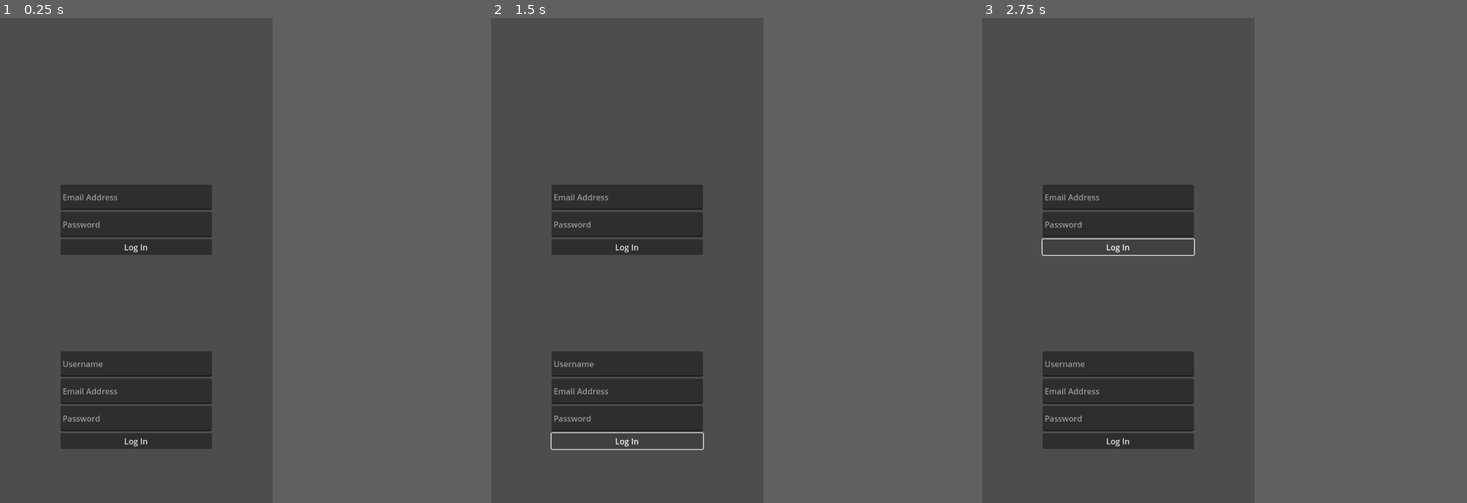
Above: before the commit, frames 1-3 (left to right).
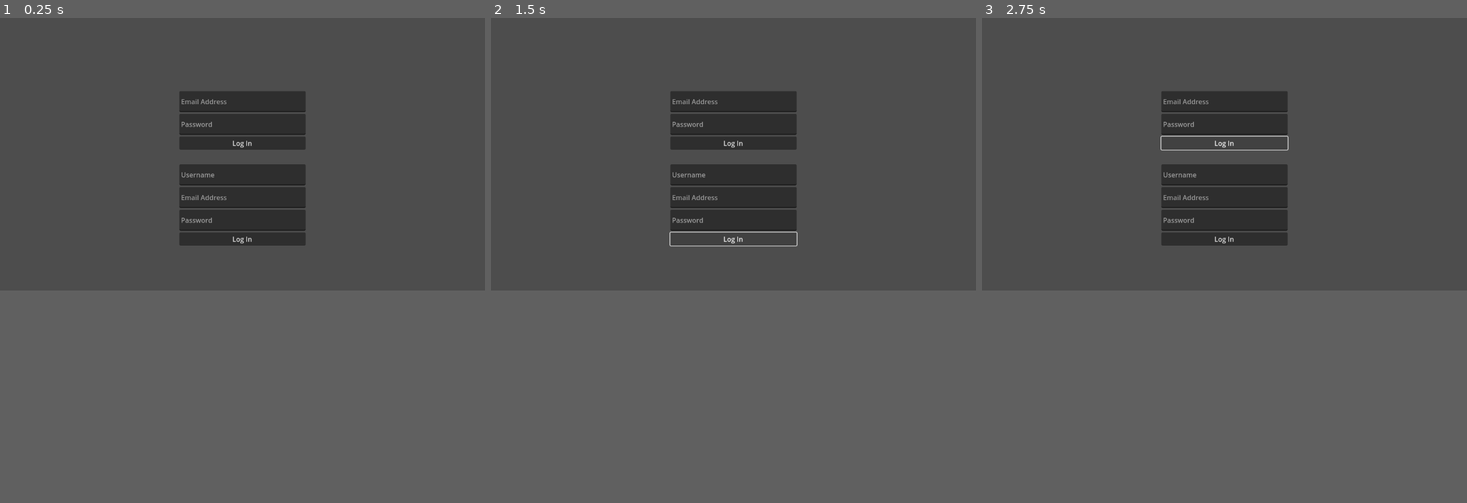
Above: after the commit, the same moments.

Repository: DrowningTime/LifeGrind
Game: Godot game, scene res://MainMenu/MainMenu.tscn
Two runs of this game, one before a commit and one after it. Both use one fixed random seed, a clock stepped at 60 frames per second and the inputs below.
Inputs:
- Up to frame 1 (0.25 s): no input
- Up to frame 2 (1.5 s): click "Log In" at 0.5 s; click "Log In" at 1.25 s
- Up to frame 3 (2.75 s): click "Log In" at 2 s
In our replay, the window is 449x799 before the commit and 799x449 after it. These sizes can differ from the game's own. Grey fills any space a smaller window leaves; there, only what the larger window draws over its background counts as a difference.

The runs differ from the first frame. In frame 1, 15% of the frame differs, in the area x 12-64%, y 15-89%; in frame 2, 14%; in frame 3, 14%.
Error in both runs: Attempt to call function 'eof_reached' in base 'null instance' on a null instance. (res://APIAgent/APIAgent.gd:64)

Commit message:
Began Area functionality implementation with a menu button. Currently though all area menu buttons share the same signal which needs fixing

Diff:
--- a/Area/Area.gd
+++ b/Area/Area.gd
@@ -1,10 +1,16 @@
 extends Node2D
 
 var area_data = {}
+var count = 0
 
 # Called when the node enters the scene tree for the first time.
 func _ready():
 	var text_container = $VBoxContainer
+	var area_menu_name = str(area_data.position) + "_menu"
+	var area_button = _create_area_button("SELECT", area_menu_name)
+	var area_menu = _create_area_menu(area_menu_name)
+	area_button.text = "SELECT"
+	area_button.connect("pressed", func(): _display_area_menu(area_button.get_meta("area_name")))
 	var area_label = Label.new()
 	area_label.text = "AREA " + area_data.name
 	text_container.add_child(area_label)
@@ -12,3 +18,30 @@
 # Called every frame. 'delta' is the elapsed time since the previous frame.
 func _process(_delta):
 	pass
+
+func _display_area_menu(area_name):
+	var target_area = get_node(area_name)
+	if target_area.visible:
+		target_area.visible = false
+	else:
+		target_area.visible = true
+	count += 1
+	print(str(count))
+	print(target_area.visible)
+
+func _create_area_menu(area_name):
+	var area_menu = PopupPanel.new()
+	area_menu.name = area_name
+	var menu_item = Label.new()
+	menu_item.text = "Menu: " + str(area_data.name)
+	area_menu.add_child(menu_item)
+	self.add_child(area_menu)
+	return area_menu
+
+func _create_area_button(label, area_name):
+	var button = Button.new()
+	button.set_focus_mode(0)
+	button.text = label
+	add_child(button)
+	button.set_meta("area_name", area_name)
+	return button
--- a/Map/Map.gd
+++ b/Map/Map.gd
@@ -26,15 +26,16 @@
 	for area in player_data.user.areas:
 		var area_scene = preload("res://Area/Area.tscn")
 		var area_node = area_scene.instantiate()
-		area_node.name = str(area.id)
+		area_node.name = str(area.name)
 		area_node.area_data = area
-		var test = area_node.get_child(0)
-		print(str(test.size.x))
-		#area_node.global_position.x = area_mapping[str(area.id)].x - area_node.rect_size / 2
-		area_node.global_position.y = area_mapping[str(area.id)].y
 		add_child(area_node)
+		var area_container_children = area_node.get_children()
+		var area_container_label = area_container_children[0].get_child(0)
+		var label_size = area_container_label.size
+		area_node.global_position.x = area_mapping[str(area.position)].x - (label_size.x / 2)
+		area_node.global_position.y = area_mapping[str(area.position)].y - (label_size.y / 2)
 
 func _determine_layout(viewport_size):
-	area_mapping = {"1": {"x": viewport_size.x/2, "y": viewport_size.y/2 },
-	"2": {"x": viewport_size.x/2, "y": 50 }}
+	area_mapping = {"0": {"x": viewport_size.x/2, "y": viewport_size.y/2 },
+	"1": {"x": viewport_size.x/2, "y": 50 }}
 	return area_mapping
--- a/project.godot
+++ b/project.godot
@@ -19,11 +19,6 @@
 
 APIAgent="*res://APIAgent/APIAgent.tscn"
 
-[display]
-
-window/size/viewport_width=540
-window/size/viewport_height=960
-
 [rendering]
 
 renderer/rendering_method="mobile"
